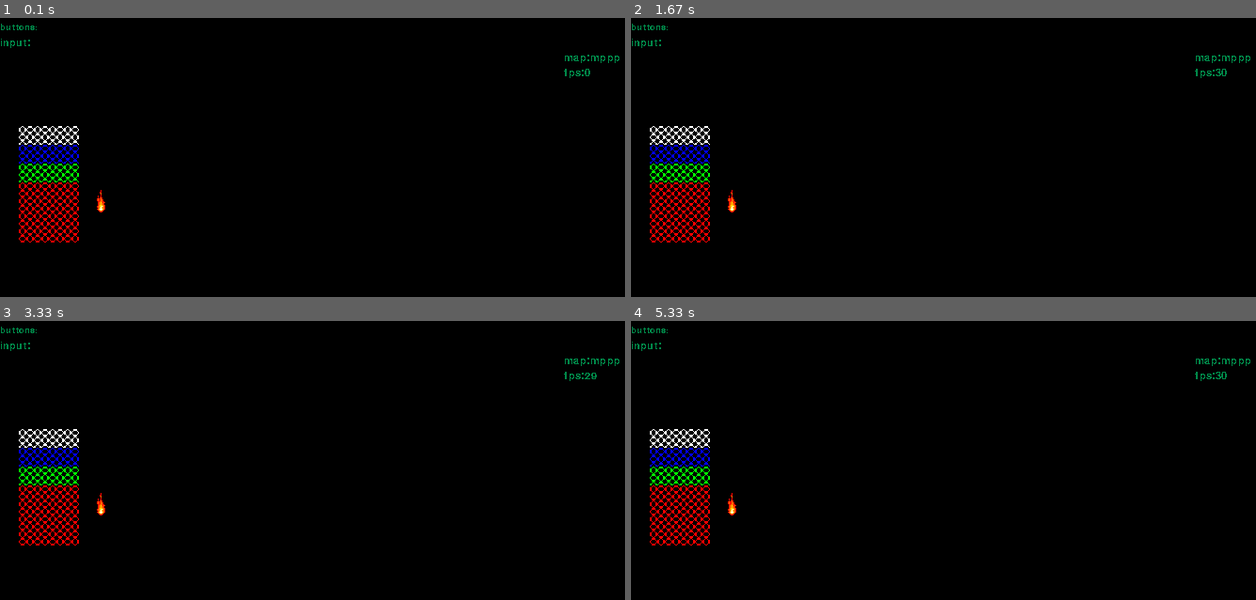
Above: before the commit, frames 1-4 (two rows, left to right).
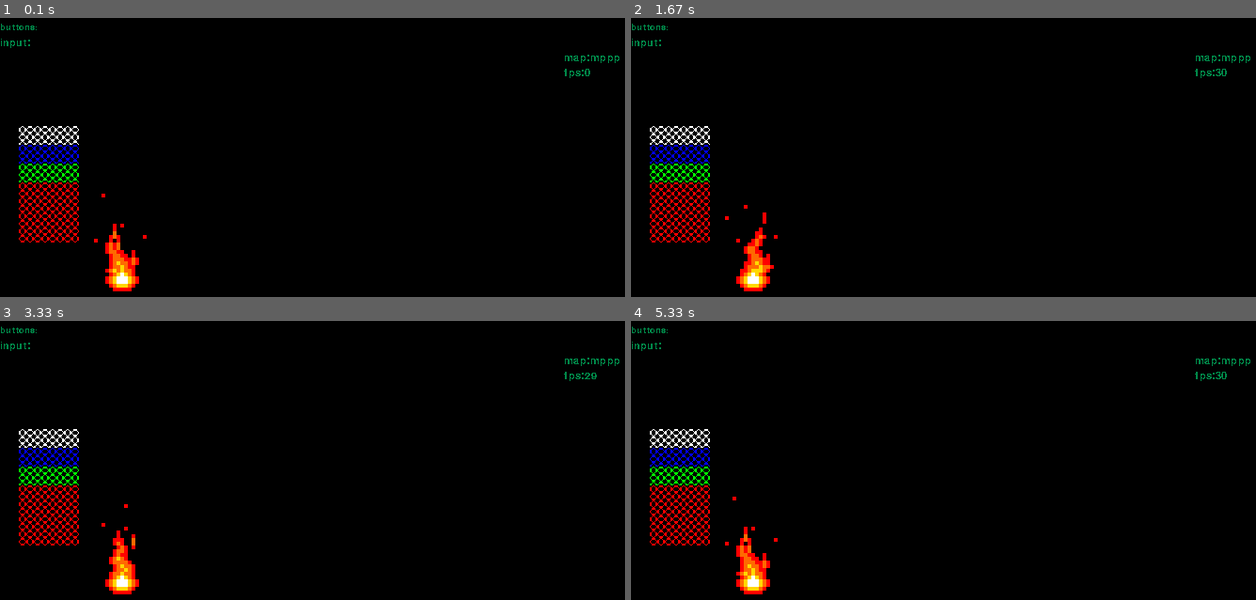
Above: after the commit, the same moments.

Repository: Ktwru/pampering-with-my-python-pygame
Game: pygame game, started from src/__main__.py
The game is run twice, just before and just after one commit, with the same random seed, the same clock (stepped at 60 frames per second) and the same inputs.
Inputs:
- Up to frame 1 (0.1 s): no input
- Up to frame 2 (1.67 s): no input
- Up to frame 3 (3.33 s): no input
- Up to frame 4 (5.33 s): no input

The runs differ from the first frame. In frame 1, 0.9% of the frame differs, in the area x 15-24%, y 61-98%; in frame 2, 0.9%; in frame 3, 0.8%; in frame 4, 0.9%.

Commit message:
animated sprite class

Diff:
--- a/src/common/objects.py
+++ b/src/common/objects.py
@@ -4,13 +4,34 @@
 class Sprite(pygame.sprite.Sprite):
     def __init__(self, position_x, position_y, width, height, image_asset):
         pygame.sprite.Sprite.__init__(self)
-        self.position_x = position_x
-        self.position_y = position_y
         self.image = pygame.image.load(image_asset)
         self.rect = pygame.Rect(position_x, position_y, width, height)
 
     def build(self, window):
         window.blit(self.image, (self.rect.x, self.rect.y))
+
+
+class AnimatedSprite(pygame.sprite.Sprite):
+    def __init__(self, position_x, position_y, width, height, animation_asset, frames_num, speed=1):
+        pygame.sprite.Sprite.__init__(self)
+        self.frames = [
+            pygame.image.load(
+                f'assets/sprites/{animation_asset}/frame-{frame_num}.png'
+            ) for frame_num in range(frames_num)
+        ]
+        self.rect = pygame.Rect(position_x, position_y, width, height)
+        self.current_frame = 0
+        self.counter = 0
+        self.speed = speed
+        self.max_count = frames_num * self.speed
+
+    def build(self, window):
+        window.blit(self.frames[self.current_frame], (self.rect.x, self.rect.y))
+        if self.counter == self.max_count:
+            self.counter = 0
+        else:
+            self.current_frame = self.counter // self.speed
+            self.counter += 1
 
 
 class Font:
--- a/src/entities/game/debug.py
+++ b/src/entities/game/debug.py
@@ -13,11 +13,8 @@
         self.input_active = False
         self.input = Font(text='input:', position_x=self.position_x-600, position_y=self.position_y+16, size=16)
         self.input_value = Font(text='', position_x=self.position_x-560, position_y=self.position_y+16, size=16)
-
         self.map_name = Font(text='map:', position_x=self.position_x, position_y=self.position_y+32, size=16)
-
         self.fps = Font(text='fps:', position_x=self.position_x, position_y=self.position_y+48, size=16)
-
         self.buttons = Font(text='buttons:', position_x=self.position_x-600, position_y=self.position_y, size=14)
 
     def watch(self, events):
@@ -45,7 +42,6 @@
                 self.input_value.text = '!'
             self.input_active = not self.input_active
             return
-        # 8,13
         if self.input_active:
             if button_events.get('8d'):
                 self.input_value.text = '!'
--- a/src/entities/game/game_controller.py
+++ b/src/entities/game/game_controller.py
@@ -1,4 +1,4 @@
-from common.objects import Sprite
+from common.objects import Sprite, AnimatedSprite
 
 
 class GameController:
@@ -19,12 +19,14 @@
                     layer.remove(game_object)
             self.game_globals.should_remove_colored_sprites = False
         if self.game_globals.should_make_colored_sprites:
-            self.game_objects.first_layer.append(Sprite(
+            self.game_objects.first_layer.append(AnimatedSprite(
                 position_x=100,
                 position_y=180,
                 width=64,
                 height=64,
-                image_asset='assets/bad-fire-sprite.png',
+                animation_asset='bad-fire',
+                frames_num=3,
+                speed=4,
             ))
             self.game_objects.second_layer.append(Sprite(
                 position_x=20,
Binary file added: src/assets/sprites/bad-fire/frame-0.png
Binary file added: src/assets/sprites/bad-fire/frame-1.png
Binary file added: src/assets/sprites/bad-fire/frame-2.png
Empty file added: src/entities/game_objects/bad-fire.py
